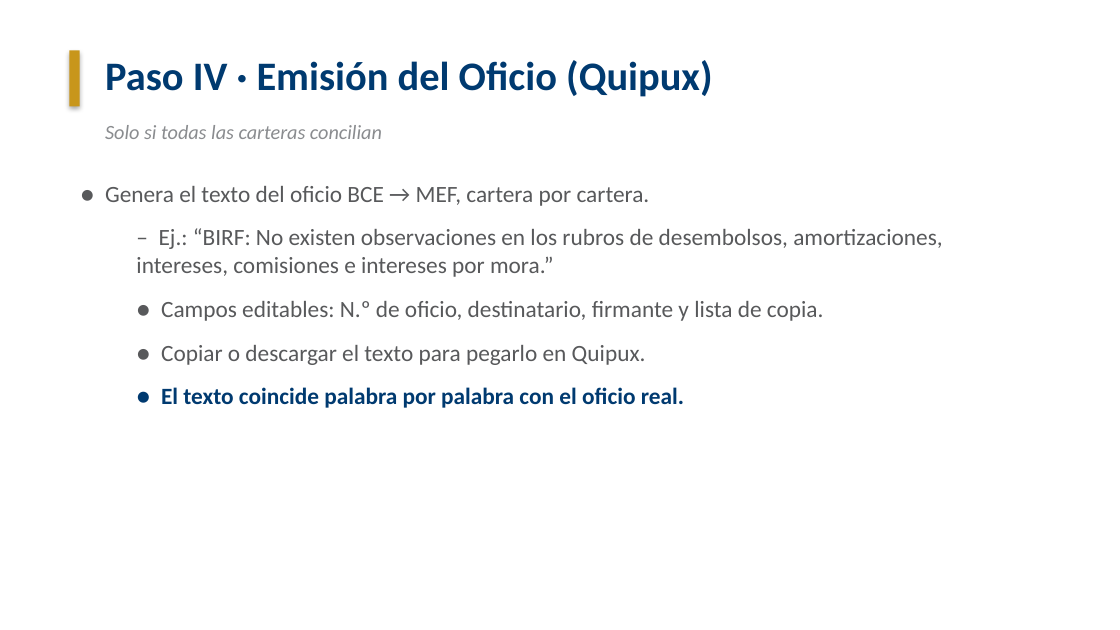
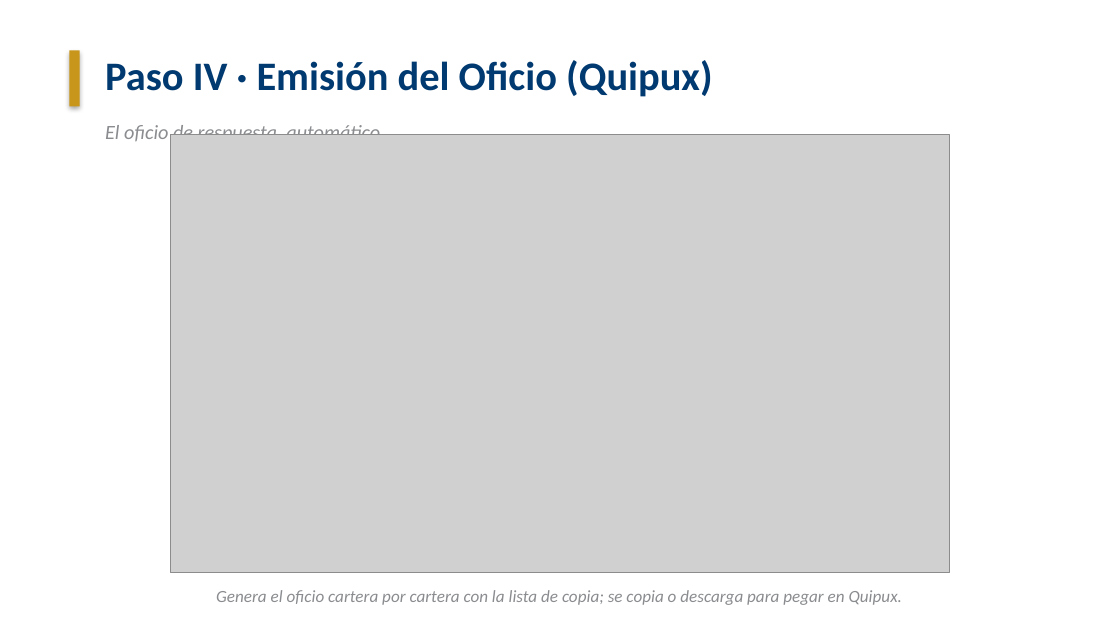
Before and after one commit to BryanAndresR23/Projects, a slide deck: slide 8 of Presentacion_Conciliacion_BCE.pptx. Drawn at 1120x630 pixels with LibreOffice and Linux fonts; fonts in the diff are those of the drawing; grey boxes stand for pictures; background and template pictures are left out. Boxes give left, top, right and bottom in pixels: in the first picture for what was removed or moved away, otherwise in the second. Text is boxed around its words. In the diff, an @@ line names an element or a change of style, - is before the commit and + after.

```diff
--- a/Presentacion_Conciliacion_BCE.pptx
+++ b/Presentacion_Conciliacion_BCE.pptx
@@ text at [105,123,380,141]: text changed @@
-Solo si todas las carteras concilian
+El oficio de respuesta, automático
@@ picture added at [170,134,949,572] @@
@@ text removed at [105,186,942,408] @@
-● Genera el texto del oficio BCE → MEF, cartera por cartera.
-  – Ej.: “BIRF: No existen observaciones en los rubros de desembolsos, amortizaciones, intereses, comisiones e intereses por mora.”
-● Campos editables: N.º de oficio, destinatario, firmante y lista de copia.
-● Copiar o descargar el texto para pegarlo en Quipux.
-● El texto coincide palabra por palabra con el oficio real.
@@ text added at [216,590,902,605], 11 pt, text #8A8C8F, italic @@
+Genera el oficio cartera por cartera con la lista de copia; se copia o descarga para pegar en Quipux.
```
Also in this commit, not shown: 3 other slides changed.
